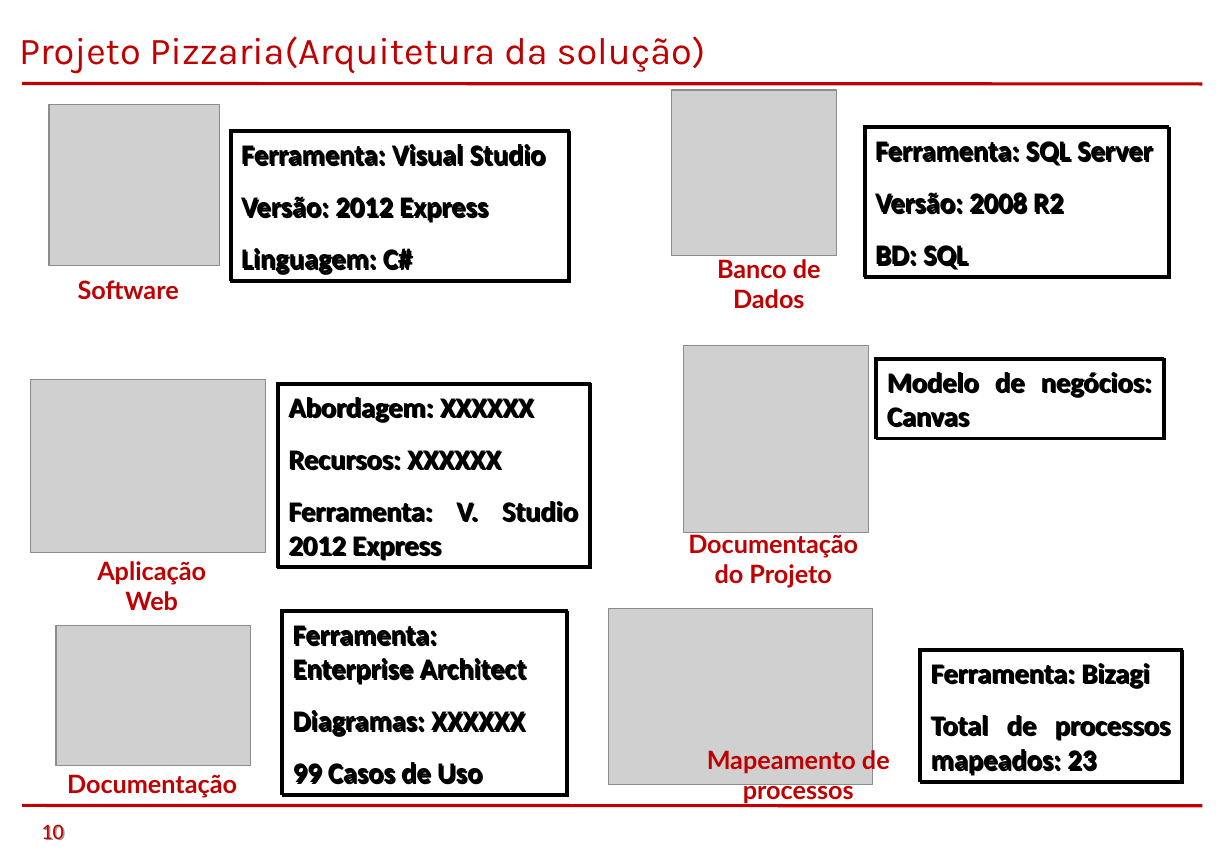
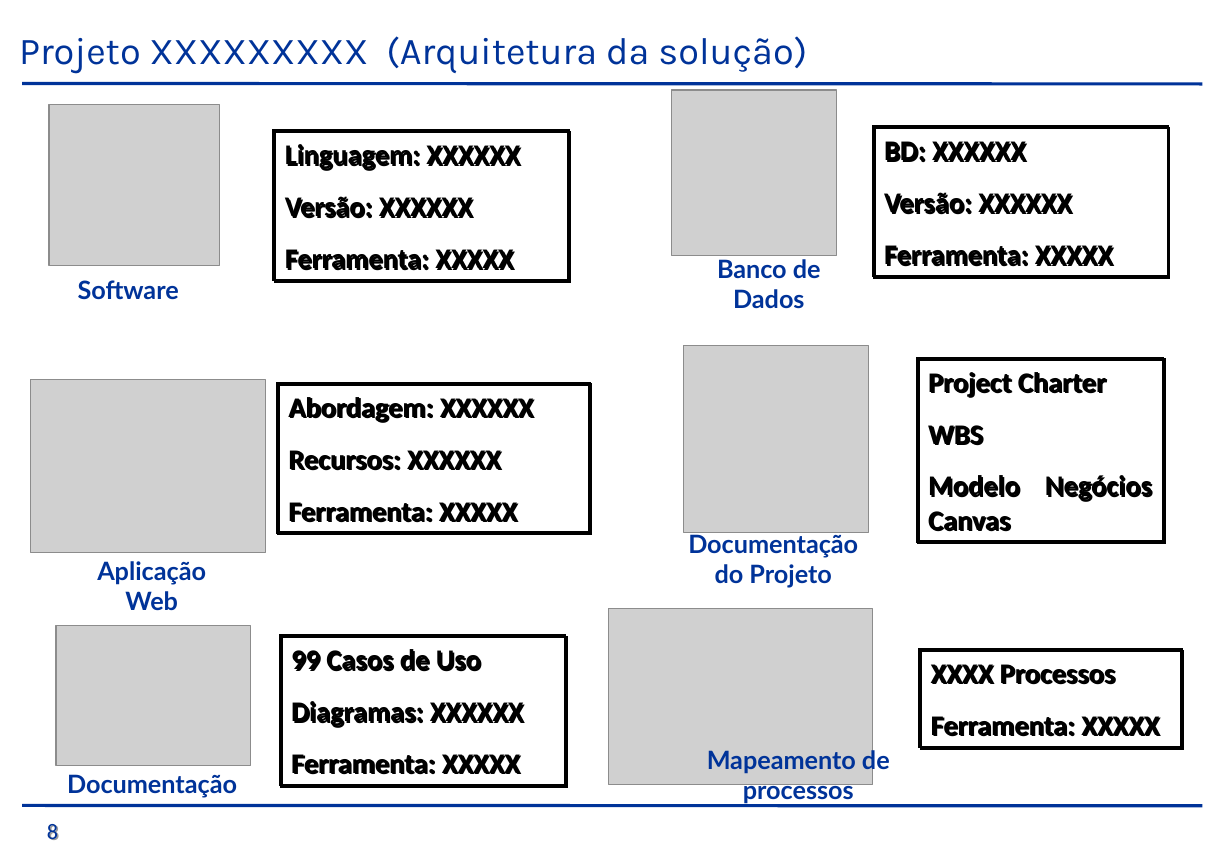
Before and after one commit to saintalex93/tcmpizzaria, a slide deck: slide 8 of GiovanellisPizzariaEntrega1S/TCM - Pizzaria - Semestre 1 - 2014/PTCC/Apresentação/Pizzaria.ppt (slide 10 before the commit). Drawn at 1232x853 pixels with LibreOffice and Linux fonts; fonts in the diff are those of the drawing; grey boxes stand for pictures; background and template pictures are left out. Boxes give left, top, right and bottom in pixels: in the first picture for what was removed or moved away, otherwise in the second. Text is boxed around its words. In the diff, an @@ line names an element or a change of style, - is before the commit and + after.

Commit message:
Sobrescrevendo versão antiga do arquivo da apresentação pela nova trabalhada pelo Rapha

```diff
--- a/GiovanellisPizzariaEntrega1S/TCM - Pizzaria - Semestre 1 - 2014/PTCC/Apresentação/Pizzaria.ppt
+++ b/GiovanellisPizzariaEntrega1S/TCM - Pizzaria - Semestre 1 - 2014/PTCC/Apresentação/Pizzaria.ppt
@@ text at [19, 36, 807, 74]: text changed; text colour #C00000 to #003399 @@
-Projeto Pizzaria(Arquitetura da solução)
+Projeto XXXXXXXXX (Arquitetura da solução)
@@ line (22, 83) - (1201, 84): stroke #C00000 2.01 pt to #003399 2.01 pt @@
@@ rectangle removed at [230, 131, 568, 281] @@
-Ferramenta: Visual Studio
-Versão: 2012 Express
-Linguagem: C#
@@ rectangle added at [274, 131, 568, 281], outline #000000 1.5 pt, 18 pt, text #000000, bold @@
+Linguagem: XXXXXX
+Versão: XXXXXX
+Ferramenta: XXXXX
@@ rectangle "BD: XXXXXX": place and size @@
-rectangle "BD: XXXXXX" at [864, 126, 1167, 276]
+rectangle "BD: XXXXXX" at [873, 126, 1167, 276]
@@ text in rectangle at [884, 141, 1113, 267]: text changed @@
-Ferramenta: SQL Server
-Versão: 2008 R2
-BD: SQL
+BD: XXXXXX
+Versão: XXXXXX
+Ferramenta: XXXXX
@@ rectangle "Project Charter": place and size @@
-rectangle "Project Charter" at [875, 358, 1163, 438]
+rectangle "Project Charter" at [916, 358, 1163, 542]
@@ rectangle "Abordagem: XXXXXX": place and size @@
-rectangle "Abordagem: XXXXXX" at [277, 383, 590, 567]
+rectangle "Abordagem: XXXXXX" at [277, 383, 590, 533]
@@ text in rectangle at [928, 372, 1152, 532]: text changed @@
-Modelo de negócios: Canvas
+Project Charter
+WBS
+Modelo Negócios Canvas
@@ text in rectangle at [288, 502, 517, 523]: text changed @@
-Ferramenta: V. Studio 2012 Express
+Ferramenta: XXXXX
@@ rectangle "99 Casos de Uso": place and size @@
-rectangle "99 Casos de Uso" at [282, 610, 567, 794]
+rectangle "99 Casos de Uso" at [280, 635, 565, 785]
@@ text in rectangle at [291, 649, 481, 672]: text changed @@
-Ferramenta: Enterprise Architect
+99 Casos de Uso
@@ rectangle removed at [919, 649, 1182, 781] @@
-Ferramenta: Bizagi
-Total de processos mapeados: 23
@@ rectangle added at [919, 649, 1182, 747], outline #000000 1.5 pt, 18 pt, text #000000, bold @@
+XXXX Processos
+Ferramenta: XXXXX
@@ text colour #C00000 to #003399 in 6 elements at [78, 280, 179, 300], [717, 259, 821, 309], [97, 561, 206, 611], [688, 531, 858, 587], [67, 774, 237, 798], [707, 747, 890, 804] @@
@@ text in rectangle at [291, 754, 520, 775]: text changed @@
-99 Casos de Uso
+Ferramenta: XXXXX
@@ line (22, 805) - (1201, 806): stroke #C00000 2.01 pt to #003399 2.01 pt @@
@@ text at [47, 824, 58, 840]: text changed; text colour #C00000 to #003399 @@
-10
+8
```
Also in this commit, not shown: 7 other slides changed, 1 slide added, 4 slides removed.
